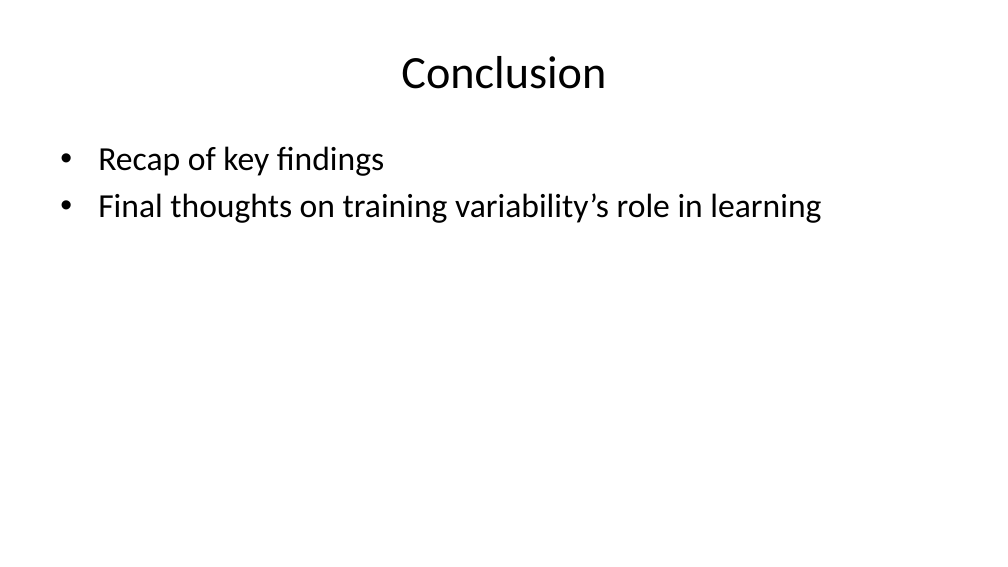
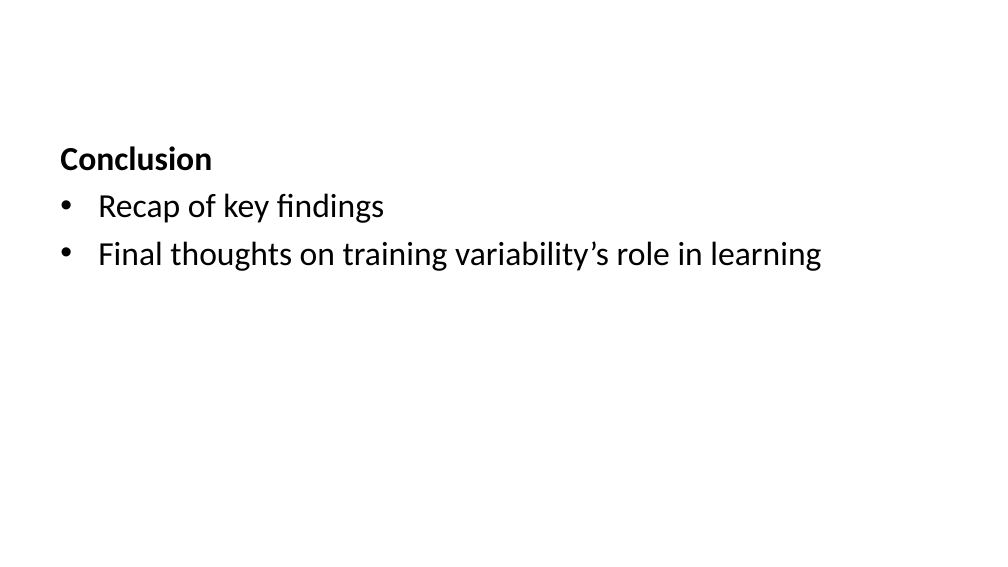
Before and after one commit to tegorman13/Dissertation, a slide deck: slide 20 of docs/Presentation/slides.pptx (slide 18 before the commit). Drawn at 1008x567 pixels with LibreOffice and Linux fonts; fonts in the diff are those of the drawing. Boxes give left, top, right and bottom in pixels: in the first picture for what was removed or moved away, otherwise in the second. Text is boxed around its words. In the diff, an @@ line names an element or a change of style, - is before the commit and + after.

```diff
--- a/docs/Presentation/slides.pptx
+++ b/docs/Presentation/slides.pptx
@@ title removed at (401,56,606,89) @@
-Conclusion
@@ text at (60,146,212,171): paragraph added @@
+Conclusion
```
Also in this commit, not shown: 12 other slides changed, 2 slides added, 7 other files.
